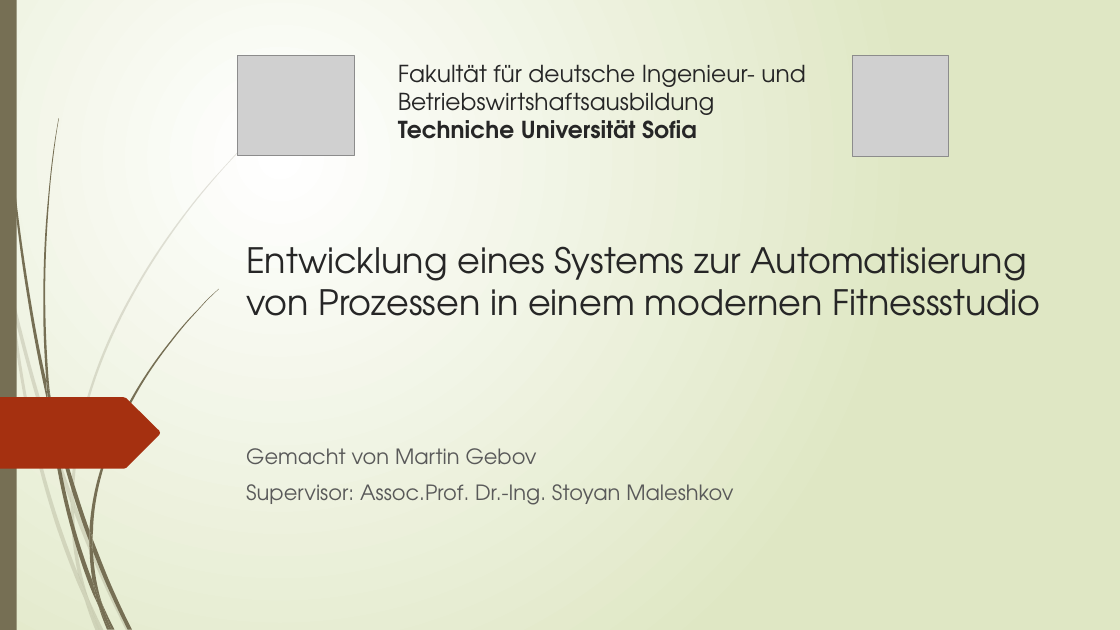
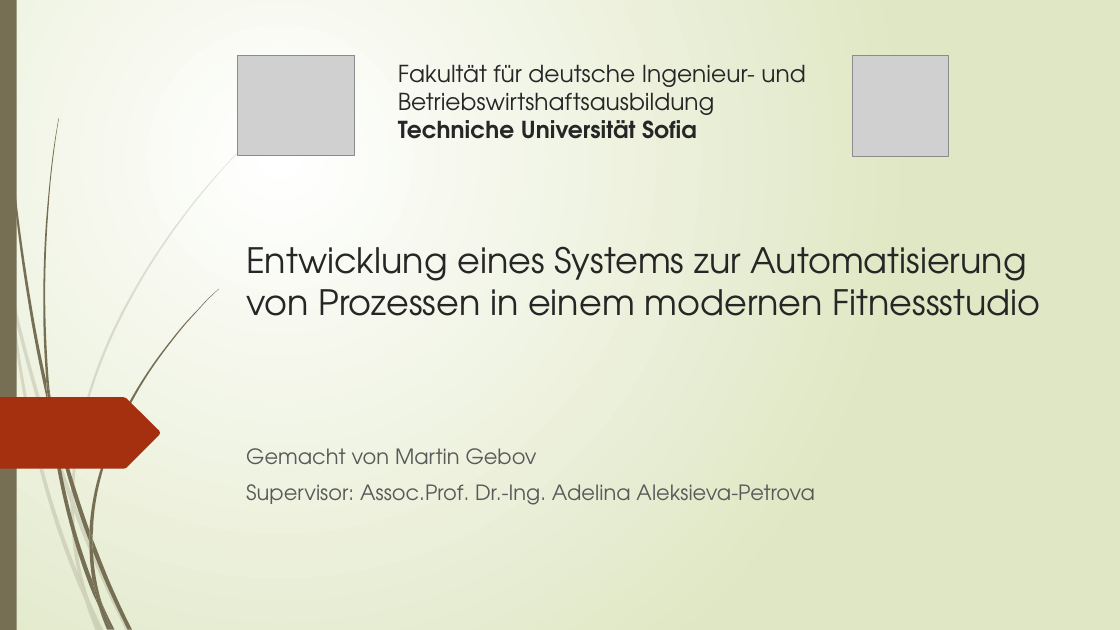
Before and after one commit to Gebov/master-thesis, a slide deck: slide 1 of presentation/Gym.pptx. Drawn at 1120x630 pixels with LibreOffice and Linux fonts; fonts in the diff are those of the drawing; grey boxes stand for pictures. Boxes give left, top, right and bottom in pixels: in the first picture for what was removed or moved away, otherwise in the second. Text is boxed around its words. In the diff, an @@ line names an element or a change of style, - is before the commit and + after.

```diff
--- a/presentation/Gym.pptx
+++ b/presentation/Gym.pptx
@@ subtitle at bbox=[246, 484, 815, 505]: text changed @@
-Supervisor: Assoc.Prof. Dr.-Ing. Stoyan Maleshkov
+Supervisor: Assoc.Prof. Dr.-Ing. Adelina Aleksieva-Petrova
```
Also in this commit, not shown: 7 other slides changed, 1 slide added, 1 slide removed, 2 other files.
